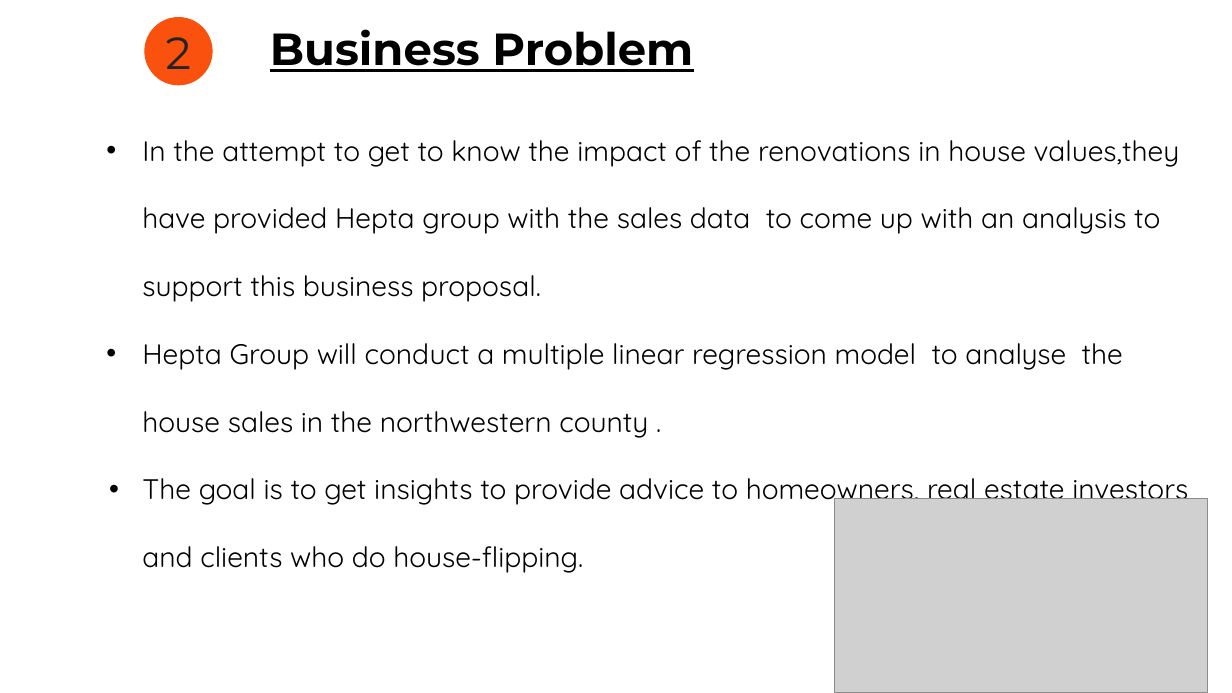
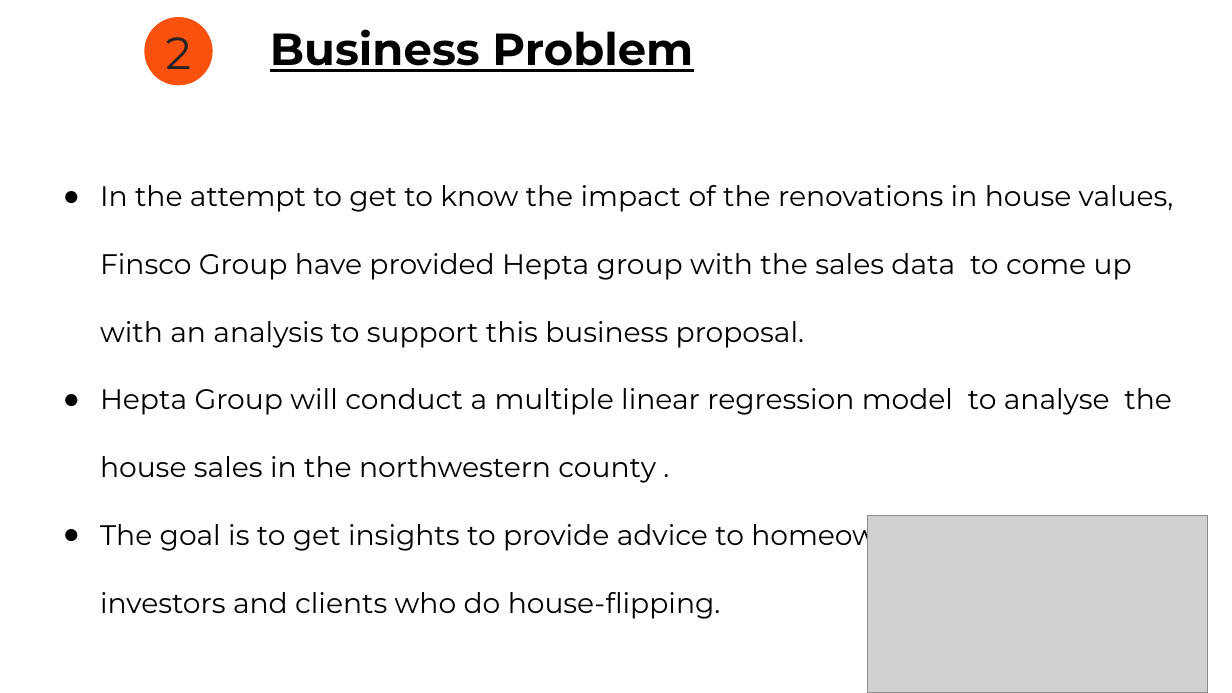
Before and after one commit to bryanmunene/phase_2_group_8_project, a slide deck: slide 4 of Final Group 8 Phase 2 Project_POWERPOINT_DSF PT6.pptx. Drawn at 1232x693 pixels with LibreOffice and Linux fonts; fonts in the diff are those of the drawing; grey boxes stand for pictures. Boxes give left, top, right and bottom in pixels: in the first picture for what was removed or moved away, otherwise in the second. Text is boxed around its words. In the diff, an @@ line names an element or a change of style, - is before the commit and + after.

```diff
--- a/Final Group 8 Phase 2 Project_POWERPOINT_DSF PT6.pptx
+++ b/Final Group 8 Phase 2 Project_POWERPOINT_DSF PT6.pptx
@@ text "In the attempt to get ...": place and size @@
-text "In the attempt to get ..." at (142, 140, 1188, 507)
+text "In the attempt to get ..." at (100, 185, 1174, 619)
@@ text at (100, 185, 1174, 348): text changed; font Quicksand to Montserrat @@
-• In the attempt to get to know the impact of the renovations in house values,they have provided Hepta group with the sales data to come up with an analysis to support this business proposal.
+● In the attempt to get to know the impact of the renovations in house values, Finsco Group have provided Hepta group with the sales data to come up with an analysis to support this business proposal.
@@ text at (100, 388, 1172, 619): font Quicksand to Montserrat in "Hepta Group will conduct a multiple linear ...", "The goal is to get insights to ..."; bullet • to ● @@
@@ picture: place and size @@
-picture at (836, 499, 1208, 693)
+picture at (868, 516, 1208, 693)
```
Also in this commit, not shown: 10 other slides changed, 5 slides added, 3 slides removed, 2 other files.
